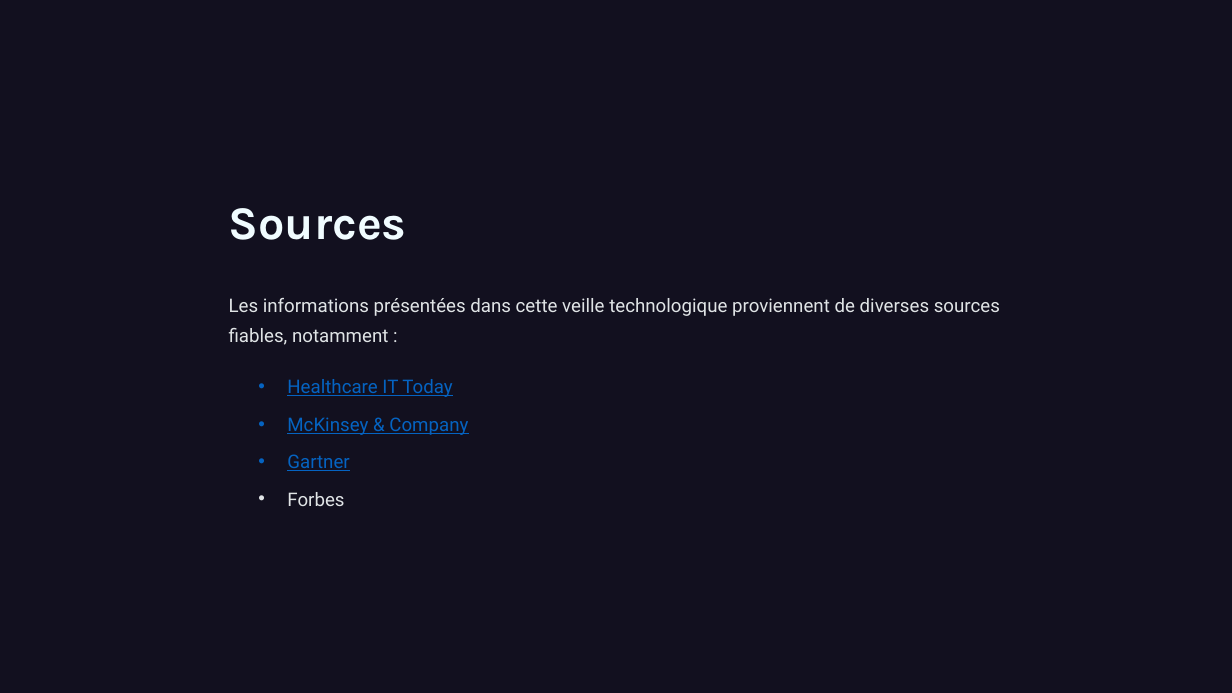
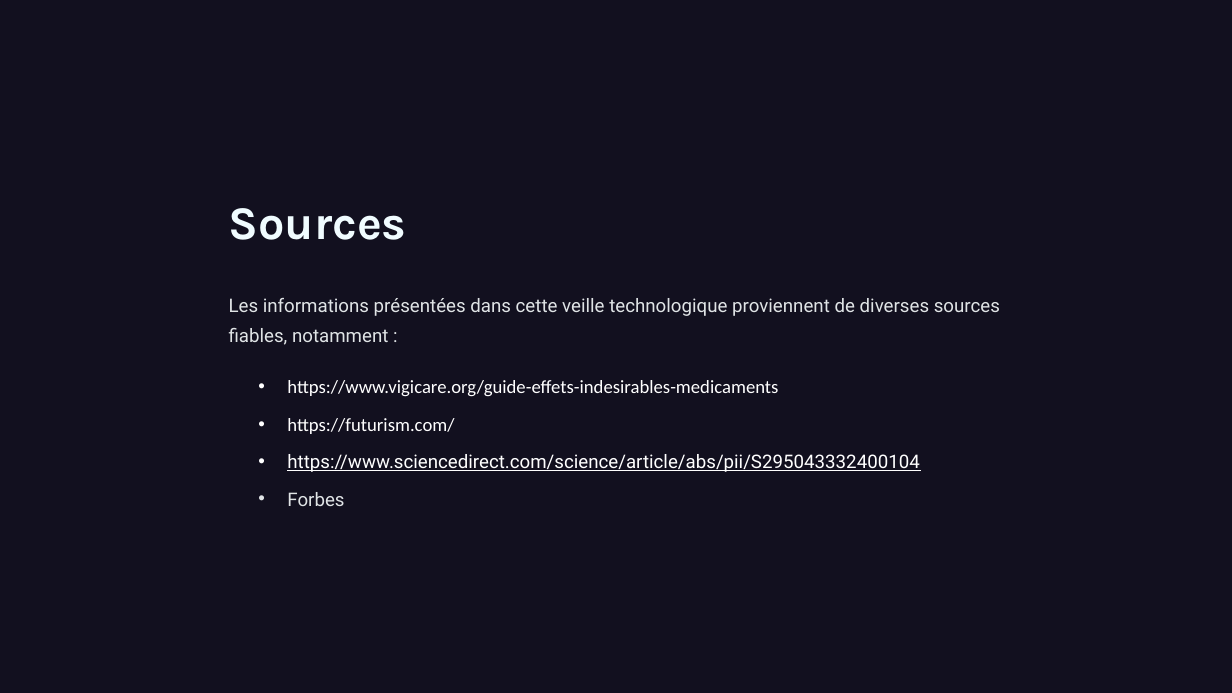
Before and after one commit to youyou2004/portfolio, a slide deck: slide 6 of veille technologique epreuve BTS.pptx (slide 10 before the commit). Drawn at 1232x693 pixels with LibreOffice and Linux fonts; fonts in the diff are those of the drawing; background and template pictures are left out; a plain dark background stands for a picture behind light text. Boxes give left, top, right and bottom in pixels: in the first picture for what was removed or moved away, otherwise in the second. Text is boxed around its words. In the diff, an @@ line names an element or a change of style, - is before the commit and + after.

```diff
--- a/veille technologique epreuve BTS.pptx
+++ b/veille technologique epreuve BTS.pptx
@@ text at <box>287,380,778,397</box>: text changed; font Roboto to Calibri; text colour #0563C1 to #FFFFFF @@
-• Healthcare IT Today
+• https://www.vigicare.org/guide-effets-indesirables-medicaments
@@ text at <box>287,418,454,434</box>: text changed; font Roboto to Calibri; text colour #0563C1 to #FFFFFF @@
-• McKinsey & Company
+• https://futurism.com/
@@ text at <box>287,454,919,472</box>: text changed; text colour #0563C1 to #FFFFFF @@
-• Gartner
+• https://www.sciencedirect.com/science/article/abs/pii/S295043332400104
```
Also in this commit, not shown: 4 other slides changed, 4 slides removed.
